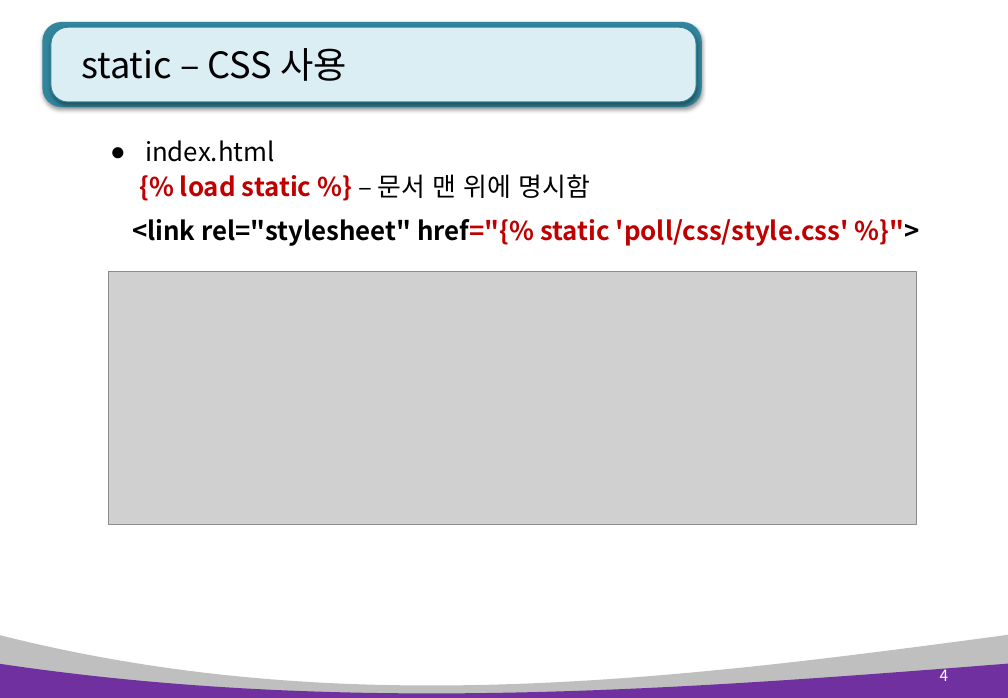
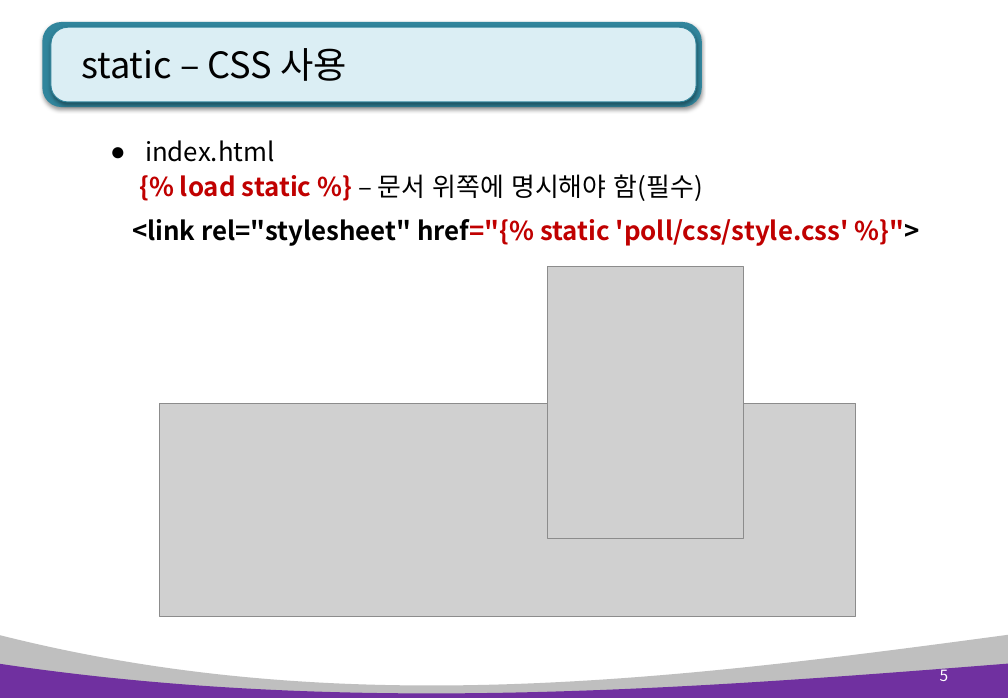
Before and after one commit to pshho/ngreen_project, a slide deck: slide 5 of pyWorks/자료/django_ppt/polls_ppt/polls 4장. static 및 view 제어함수2.pptx (slide 4 before the commit). Drawn at 1008x698 pixels with LibreOffice and Linux fonts; fonts in the diff are those of the drawing; grey boxes stand for pictures. Boxes give left, top, right and bottom in pixels: in the first picture for what was removed or moved away, otherwise in the second. Text is boxed around its words. In the diff, an @@ line names an element or a change of style, - is before the commit and + after.

```diff
--- a/pyWorks/자료/django_ppt/polls_ppt/polls 4장. static 및 view 제어함수2.pptx
+++ b/pyWorks/자료/django_ppt/polls_ppt/polls 4장. static 및 view 제어함수2.pptx
@@ text at box(180, 174, 703, 201): text changed; text colour #C00000 to #000000; bold off @@
-{% load static %} – 문서 맨 위에 명시함
+{% load static %} – 문서 위쪽에 명시해야 함(필수)
@@ picture added at box(548, 267, 744, 539) @@
@@ picture removed at box(108, 272, 916, 525) @@
@@ picture added at box(160, 403, 856, 617) @@
@@ page number at box(940, 666, 949, 681): text changed @@
-4
+5
```
Also in this commit, not shown: 6 other slides changed, 1 slide added, 1 slide removed, 22 other files.
